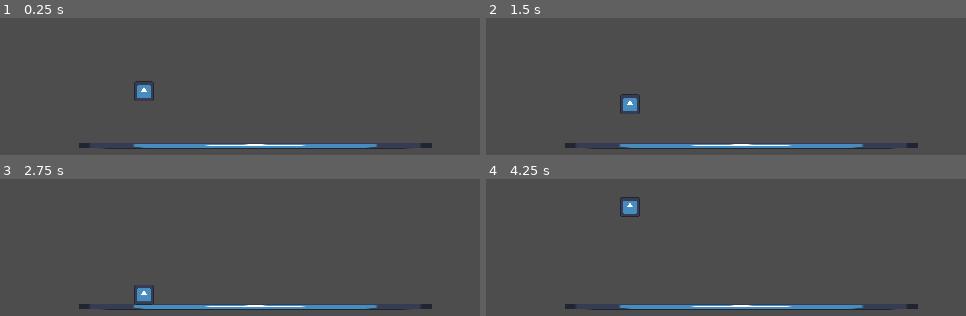
Above: before the commit, frames 1-4 (two rows, left to right).
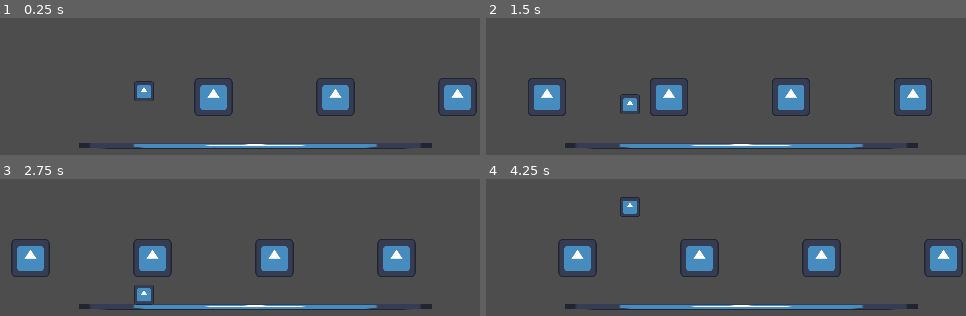
Above: after the commit, the same moments.

Repository: Xeredar/beatroot
Game: Godot game, scene res://scenes/test_konstantin.tscn
Two runs of this game, one before a commit and one after it. Both use one fixed random seed, a clock stepped at 60 frames per second and the inputs below. The engine's default icon, where the game draws it, is replaced by a stand-in: a white triangle on a blue panel in a dark square.
Inputs:
- Up to frame 1 (0.25 s): no input
- Up to frame 2 (1.5 s): tap Space (jump) at 0.77 s
- Up to frame 3 (2.75 s): tap Space (jump) at 1.52 s
- Up to frame 4 (4.25 s): tap Space (jump) at 3.02, 3.77 s

The runs differ from the first frame. In frame 1, 4.0% of the frame differs, in the area x 40-100%, y 43-72%; in frame 2, 4.8%; in frame 3, 5.3%, in the area x 2-87%, y 43-72%; in frame 4, 5.3%.

Commit message:
Beatmanager and beats.

Diff:
--- a/project.godot
+++ b/project.godot
@@ -19,6 +19,7 @@
 
 window/size/viewport_width=480
 window/size/viewport_height=270
+window/stretch/mode="viewport"
 
 [input]
 
--- a/scenes/test_konstantin.tscn
+++ b/scenes/test_konstantin.tscn
@@ -1,5 +1,6 @@
-[gd_scene load_steps=4 format=3 uid="uid://dcff5l07jxmj3"]
+[gd_scene load_steps=5 format=3 uid="uid://dcff5l07jxmj3"]
 
+[ext_resource type="Script" path="res://scripts/BeatManager.gd" id="1_7buj0"]
 [ext_resource type="PackedScene" uid="uid://bsos3ann0bf4" path="res://scenes/character.tscn" id="1_thqwu"]
 [ext_resource type="Texture2D" uid="uid://df4xmgiiewxj6" path="res://sprites/icon.svg" id="2_twb3h"]
 
@@ -7,6 +8,7 @@
 size = Vector2(354, 5)
 
 [node name="Node2D" type="Node2D"]
+script = ExtResource("1_7buj0")
 
 [node name="RigidBody2D" type="RigidBody2D" parent="."]
 position = Vector2(255.723, 184.083)
--- /dev/null
+++ b/scripts/Beat.gd
@@ -0,0 +1,12 @@
+extends Sprite2D
+
+var speed : float
+
+# Called when the node enters the scene tree for the first time.
+func _ready():
+	scale = Vector2(0.3, 0.3)
+
+
+# Called every frame. 'delta' is the elapsed time since the previous frame.
+func _process(delta):
+	position.x -= speed * delta
--- /dev/null
+++ b/scripts/BeatManager.gd
@@ -0,0 +1,28 @@
+extends Node
+
+var beatTextures = [load("res://sprites/icon.svg")]
+
+const BeatScript = preload("res://scripts/Beat.gd")
+var beats = []
+var speed = 122.0
+
+func spawn(time):
+	var beatSprite = BeatScript.new() # Create a new Sprite2D.
+	var beatTexture = beatTextures[randi() % beatTextures.size()]
+	beatSprite.set_texture(beatTexture)
+	beats.push_back(beatSprite)
+	add_child(beatSprite)
+	var windowSize = get_viewport().size
+	beatSprite.position = Vector2(time, windowSize.y * 0.5)
+	beatSprite.speed = speed
+
+
+# Called when the node enters the scene tree for the first time.
+func _ready():
+	for time in range(2, 40):
+		spawn(time * speed)
+
+
+# Called every frame. 'delta' is the elapsed time since the previous frame.
+func _process(delta):
+	pass
Not shown, changed: .gitignore
